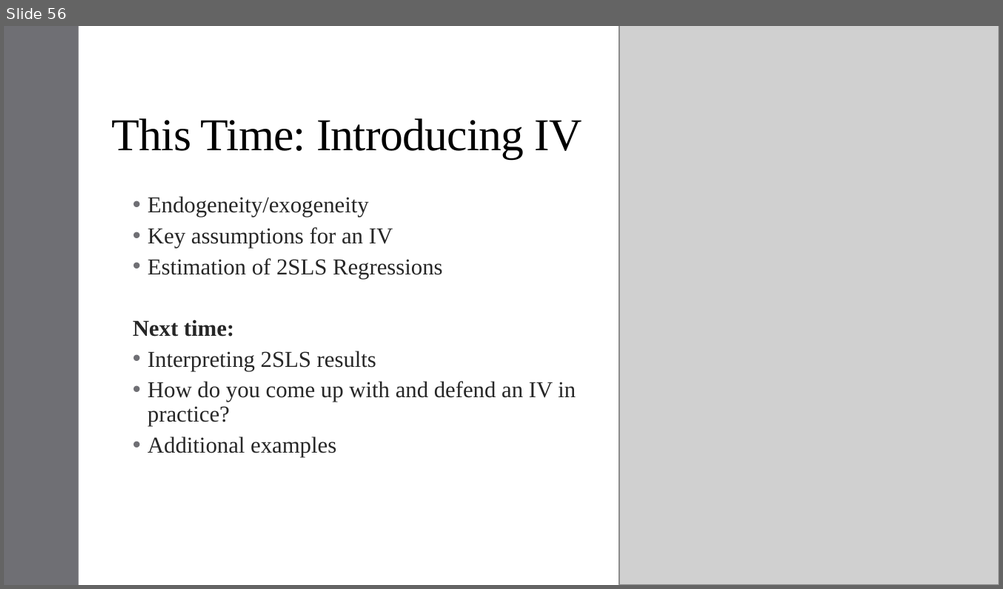
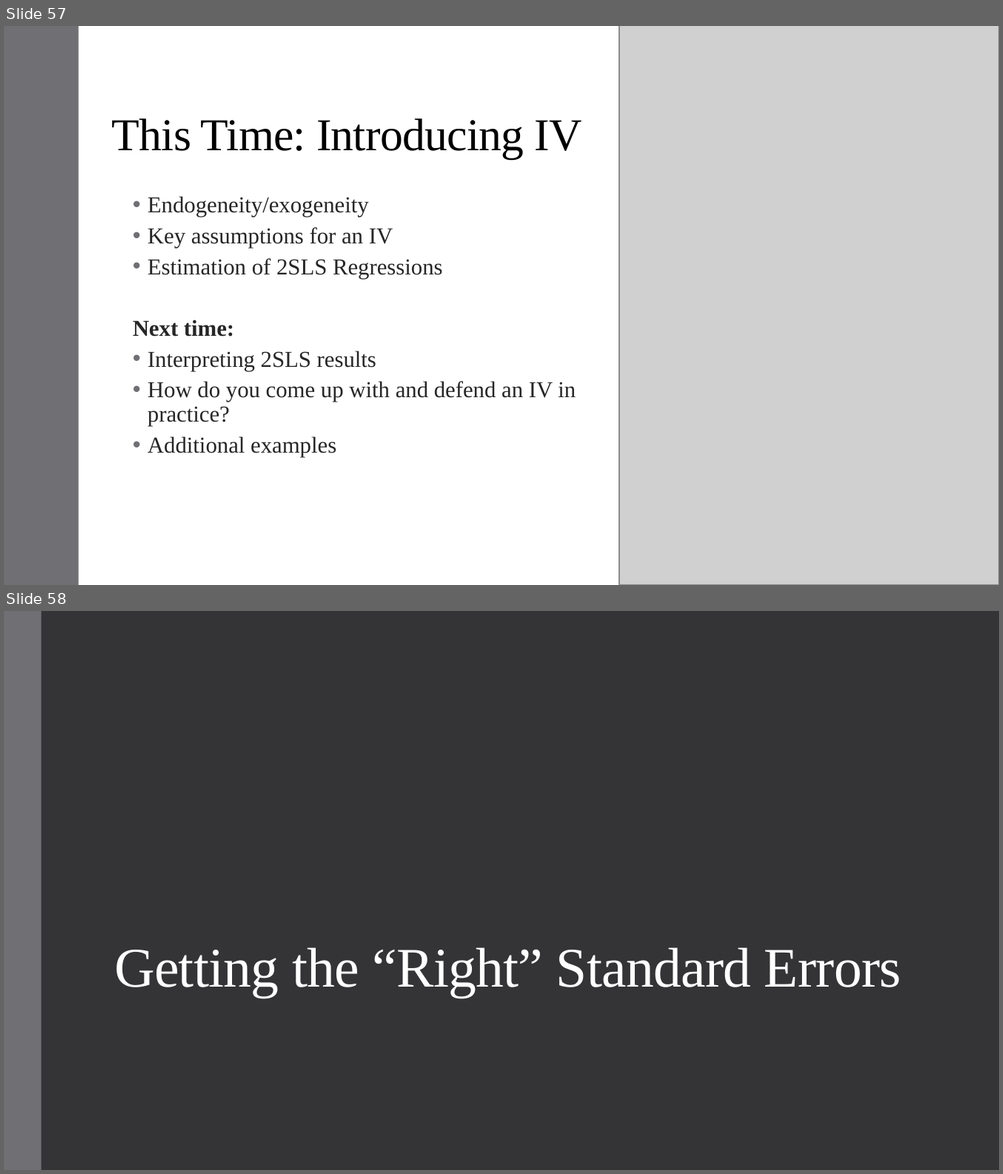
Before and after one commit to alex-hoagland/HAD5744, a slide deck: Lecture07_IV1/Lecture07_IVEstimation1.pptx. Shown one above the other, each under a label of ours: slide 56 before the commit, slides 57 and 58 after it. The pictures are 1003x589 and 1003x1174 pixels, drawn with LibreOffice and Linux fonts; fonts in the diff are those of the drawing; grey boxes stand for pictures. Boxes give left, top, right and bottom in pixels: in the first picture for what was removed or moved away, otherwise in the second. Text is boxed around its words. In the diff, an @@ line names an element or a change of style, - is before the commit and + after.

```diff
--- a/Lecture07_IV1/Lecture07_IVEstimation1.pptx
+++ b/Lecture07_IV1/Lecture07_IVEstimation1.pptx
@@ slide 58 added at [4,611,999,1170], background #353537 @@
@@ rectangle added at [4,611,41,1170], fill #6F6F74 @@
@@ title added at [114,948,901,998], 54 pt, text #FFFFFF @@
+Getting the “Right” Standard Errors
@@ what was slide 56 is now slide 57 @@
```
Also in this commit, not shown: 12 other slides added, 5 other files.
